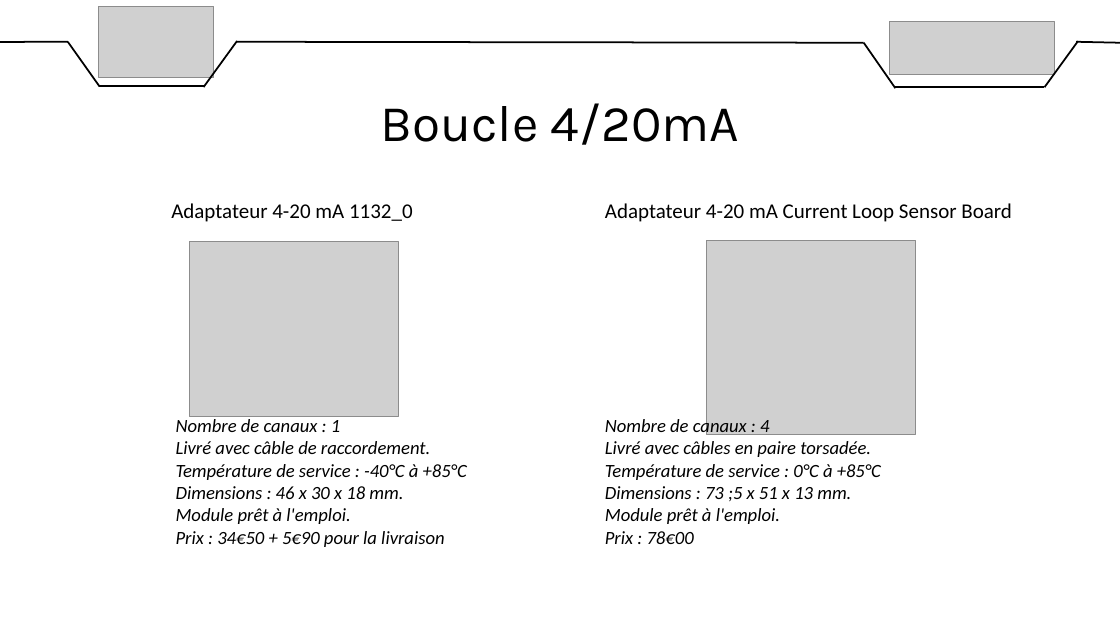
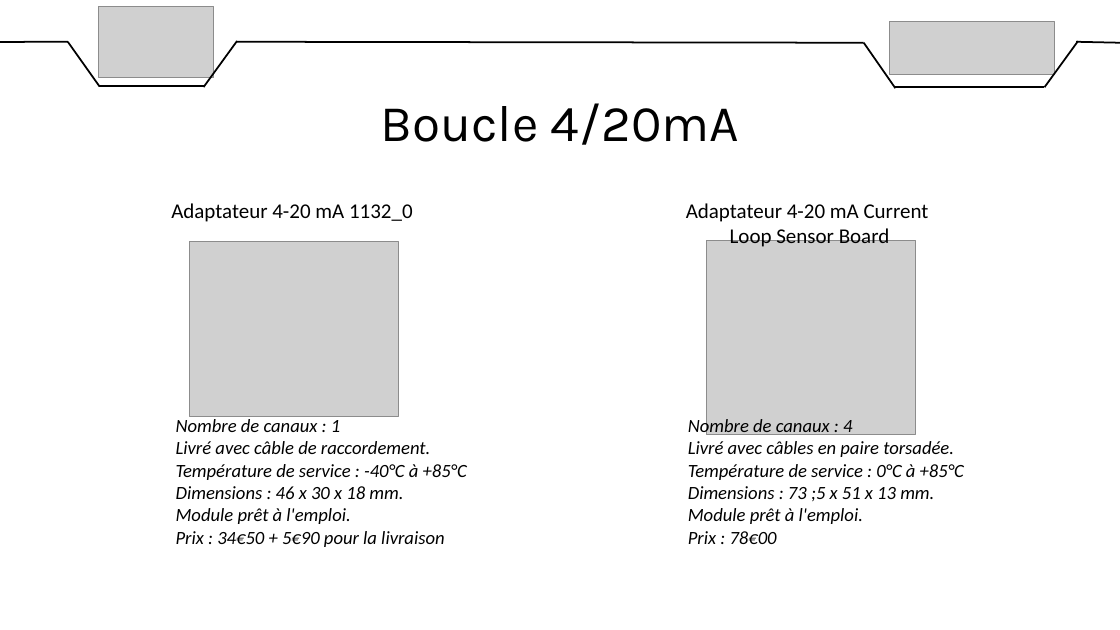
Before and after one commit to DylanChe/SupervisionSerre, a slide deck: slide 18 of oral_projet/revue_2/diaporama_revue_2_samuel.pptx. Drawn at 1120x630 pixels with LibreOffice and Linux fonts; fonts in the diff are those of the drawing; grey boxes stand for pictures. Boxes give left, top, right and bottom in pixels: in the first picture for what was removed or moved away, otherwise in the second. Text is boxed around its words. In the diff, an @@ line names an element or a change of style, - is before the commit and + after.

```diff
--- a/oral_projet/revue_2/diaporama_revue_2_samuel.pptx
+++ b/oral_projet/revue_2/diaporama_revue_2_samuel.pptx
@@ text at (x1=686, y1=203, x2=929, y2=247): text changed @@
-Adaptateur 4-20 mA Current Loop Sensor Board
+Adaptateur 4-20 mA Current
+Loop Sensor Board
@@ text "Nombre de canaux : 4" moved from (x1=605, y1=417, x2=881, y2=544) to (x1=688, y1=417, x2=964, y2=544) @@
```
Also in this commit, not shown: 3 other files.
